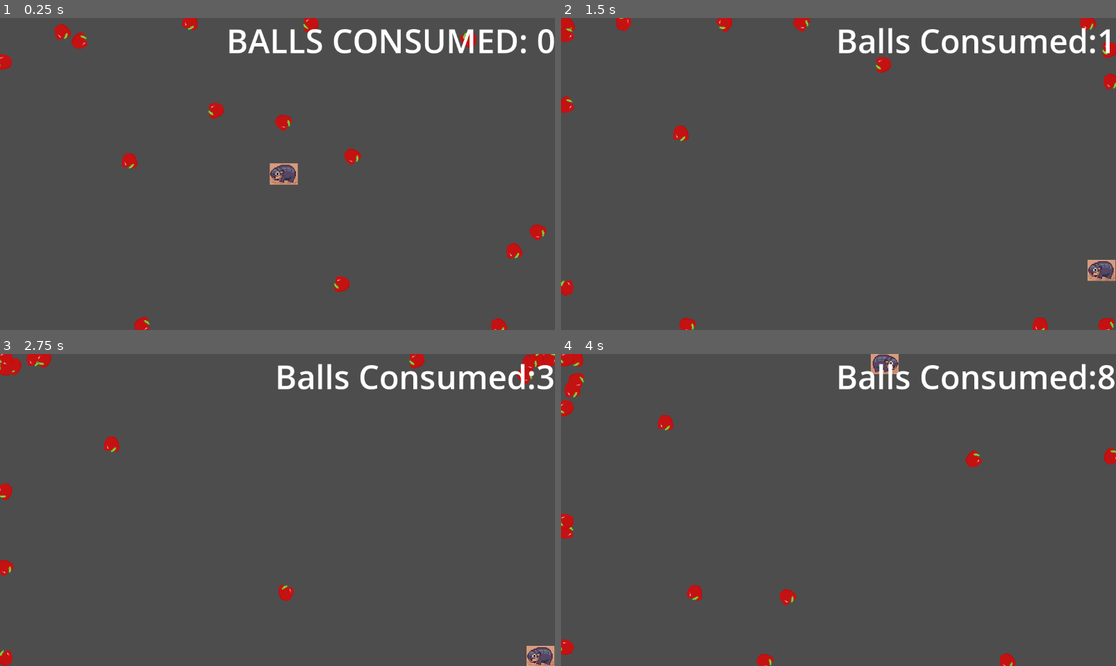
Above: before the commit, frames 1-4 (two rows, left to right).
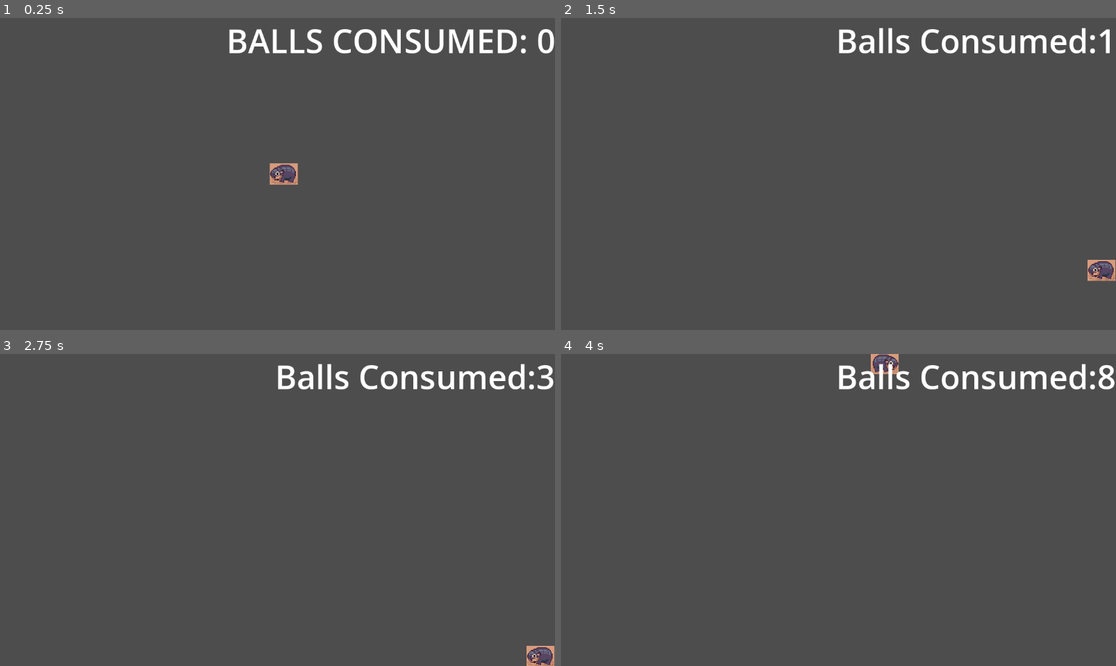
Above: after the commit, the same moments.

Repository: LTnano/MooDeng
Game: Godot game, scene res://Levels/TestGameplay.tscn
The game is run twice, just before and just after one commit, with the same random seed, the same clock (stepped at 60 frames per second) and the same inputs.
Inputs:
- Up to frame 1 (0.25 s): no input
- Up to frame 2 (1.5 s): hold D (move_right) 0.53-1.28 s; hold Down (move_down) from 1.28 s (still down)
- Up to frame 3 (2.75 s): release Down (move_down) at 2.03 s; hold D (move_right) from 2.03 s (still down)
- Up to frame 4 (4 s): release D (move_right) at 2.78 s; hold W (move_up) 2.78-3.53 s; hold Left (move_left) from 3.53 s (still down)

The runs differ from the first frame. In frame 1, 1.6% of the frame differs, in the area x 0-99%, y 0-100%; in frame 2, 1.5%; in frame 3, 1.3%; in frame 4, 1.5%.

Commit message:
ball changes

Diff:
--- a/Assets/ball_types.gd
+++ b/Assets/ball_types.gd
@@ -1 +1,13 @@
-extends Node
+#enum for different types of balls in the game
+enum ball_type { CHERRY, APPLE, WATERMELON, PEACH, BLUEBERRY }
+
+const ball_type_names = {
+	ball_type.CHERRY: "Cherry",
+	ball_type.APPLE: "Apple",
+	ball_type.WATERMELON: "Watermelon",
+	ball_type.PEACH: "Peach",
+	ball_type.BLUEBERRY: "Blueberry"
+}
+
+static func get_ball_type_name(type):
+	return ball_type_names.get(type, "Unknown")
--- a/Assets/balls.gd
+++ b/Assets/balls.gd
@@ -3,11 +3,9 @@
 signal yumyum
 
 @onready var eatingBalls = $CollisionShape2D
+
 func yum():
 	emit_signal("yumyum")
-
-
-
 
 func _on_ball_detector_body_entered(body: Node2D) -> void:
 	if body is mooDeng:
--- a/Assets/balls.tscn
+++ b/Assets/balls.tscn
@@ -1,7 +1,8 @@
-[gd_scene load_steps=6 format=3 uid="uid://bdgaiubmoy8sk"]
+[gd_scene load_steps=7 format=3 uid="uid://bdgaiubmoy8sk"]
 
 [ext_resource type="Script" uid="uid://cekej5jh6p2tp" path="res://Assets/balls.gd" id="1_metgv"]
 [ext_resource type="Texture2D" uid="uid://do6g5wrcblyt" path="res://Assets/apple.png" id="2_metgv"]
+[ext_resource type="Texture2D" uid="uid://bpls5hk0g5pc7" path="res://Assets/cherry.png" id="3_enbwy"]
 
 [sub_resource type="CircleShape2D" id="CircleShape2D_enbwy"]
 
@@ -14,6 +15,29 @@
 "loop": true,
 "name": &"Apple",
 "speed": 5.0
+}, {
+"frames": [],
+"loop": true,
+"name": &"Blueberry",
+"speed": 5.0
+}, {
+"frames": [{
+"duration": 1.0,
+"texture": ExtResource("3_enbwy")
+}],
+"loop": true,
+"name": &"Cherry",
+"speed": 5.0
+}, {
+"frames": [],
+"loop": true,
+"name": &"Peach",
+"speed": 5.0
+}, {
+"frames": [],
+"loop": true,
+"name": &"Watermelon",
+"speed": 5.0
 }]
 
 [sub_resource type="CircleShape2D" id="CircleShape2D_metgv"]
@@ -24,10 +48,10 @@
 [node name="CollisionShape2D" type="CollisionShape2D" parent="."]
 shape = SubResource("CircleShape2D_enbwy")
 
-[node name="AnimatedSprite2D" type="AnimatedSprite2D" parent="."]
+[node name="BallSelectionBox" type="AnimatedSprite2D" parent="."]
 position = Vector2(1.19209e-07, -5.96046e-08)
 sprite_frames = SubResource("SpriteFrames_7wyg0")
-animation = &"Apple"
+animation = &"Blueberry"
 
 [node name="BallDetector" type="Area2D" parent="."]
 
--- a/Assets/ballspawner.gd
+++ b/Assets/ballspawner.gd
@@ -1,5 +1,8 @@
 extends Node2D
 class_name ballspawner
+const BallType = preload("res://Assets/ball_types.gd").ball_type
+const BallTypes = preload("res://Assets/ball_types.gd")
+@onready var ball_type_label = get_node("../GameUI/BallTypeLabel")
 @onready var balltemp= preload("res://Assets/balls.tscn")
 @export var boundarybox: Area2D
 
Binary file changed: AspriteFiles/apple.aseprite
Binary file changed: Assets/apple.png
